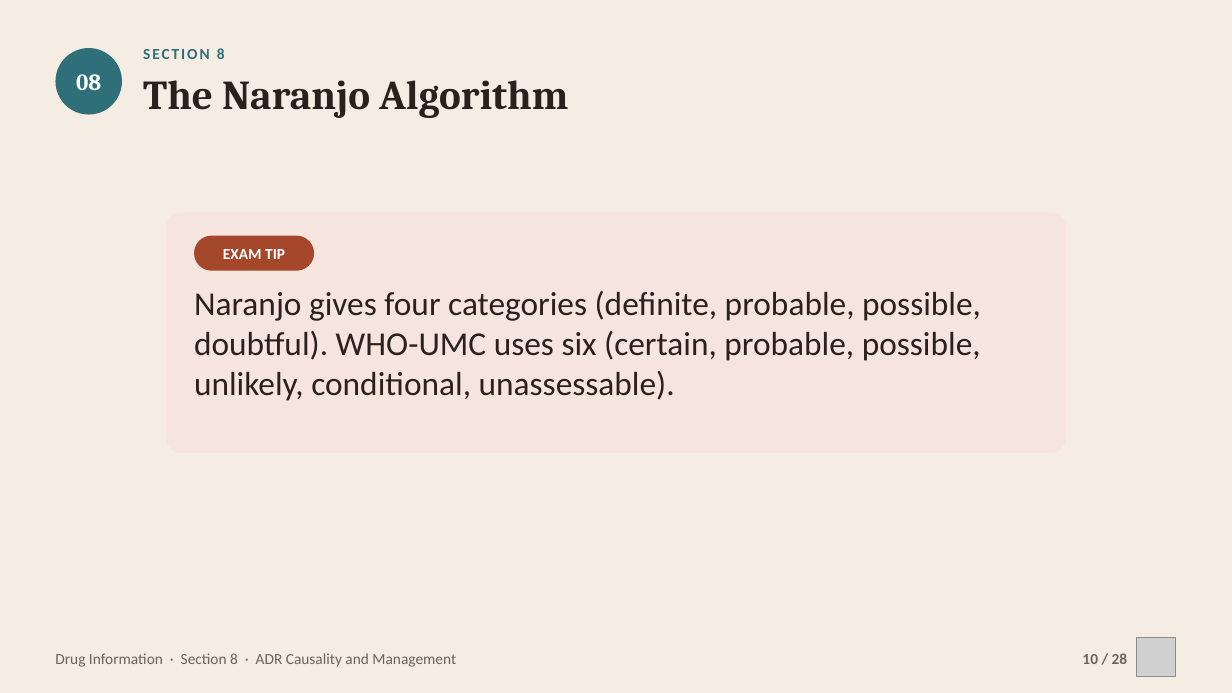
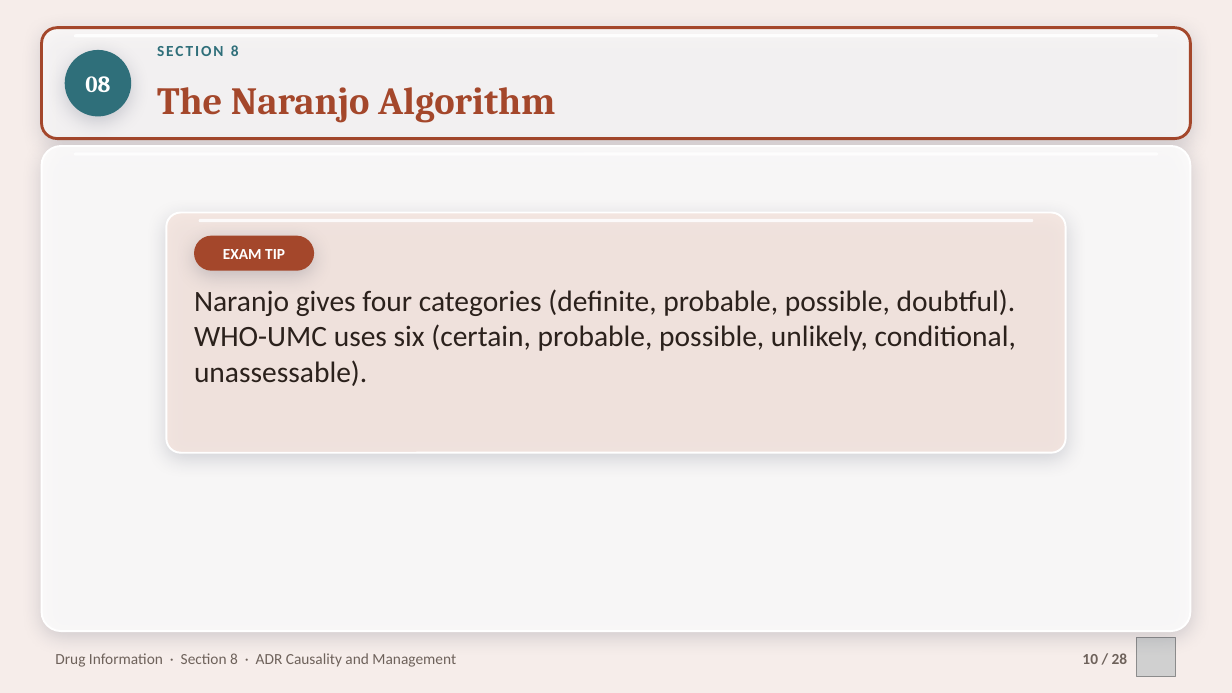
Before and after one commit to drrefaat18-ops/yasser, a slide deck: slide 10 of projects/drug-information-practical/slides/ch08-adr-causality-management.pptx. Drawn at 1232x693 pixels with LibreOffice and Linux fonts; fonts in the diff are those of the drawing; grey boxes stand for pictures; background and template pictures are left out. Boxes give left, top, right and bottom in pixels: in the first picture for what was removed or moved away, otherwise in the second. Text is boxed around its words. In the diff, an @@ line names an element or a change of style, - is before the commit and + after.

```diff
--- a/projects/drug-information-practical/slides/ch08-adr-causality-management.pptx
+++ b/projects/drug-information-practical/slides/ch08-adr-causality-management.pptx
@@ background #F5EDE3 to picture (left out) @@
@@ rounded rectangle added at (42,28,1190,139), fill #FFFFFF at 70% opacity, outline #A4472B 2.25 pt @@
@@ ellipse "08" at (65,50,131,116): shadow on @@
@@ ellipse "08": place and size @@
-ellipse "08" at (55,48,122,115)
+ellipse "08" at (65,50,131,116)
@@ rounded rectangle added at (74,34,1158,38), fill #FFFFFF at 85% opacity @@
@@ text "SECTION 8": place and size @@
-text "SECTION 8" at (143,48,225,59)
+text "SECTION 8" at (157,45,239,56)
@@ text "The Naranjo Algorithm": place and size @@
-text "The Naranjo Algorithm" at (143,80,568,118)
+text "The Naranjo Algorithm" at (157,87,555,123)
@@ text "The Naranjo Algorithm" at (157,87,555,123): size 32 to 30 pt, text colour #2B211C to #A4472B; vertical alignment top to middle @@
@@ rounded rectangle added at (42,146,1190,631), fill #FFFFFF at 84% opacity, outline #FFFFFF 1.5 pt @@
@@ rounded rectangle added at (74,152,1158,156), fill #FFFFFF at 85% opacity @@
@@ rounded rectangle at (166,213,1066,453): fill #F6E5DE to #F6E5DE at 80% opacity; outline none to #FFFFFF 1.5 pt; shadow on @@
@@ rounded rectangle "EXAM TIP" at (194,236,314,271): shadow on @@
@@ rounded rectangle added at (199,219,1033,223), fill #FFFFFF at 85% opacity @@
@@ text "Naranjo gives four categories (definite, ..." at (194,289,1016,386): size 26 to 23 pt @@
```
Also in this commit, not shown: 25 other slides changed, 13 other files.
